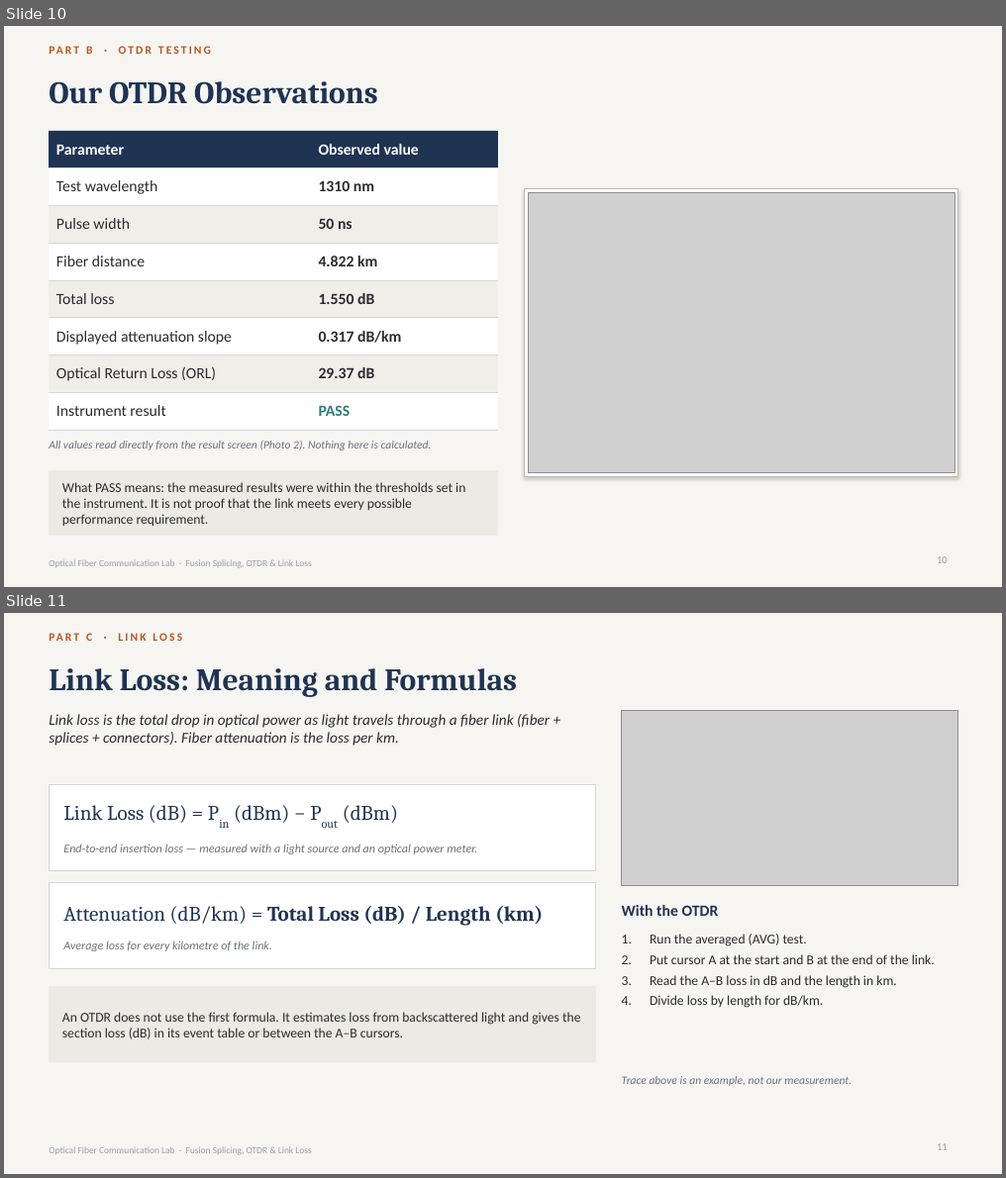
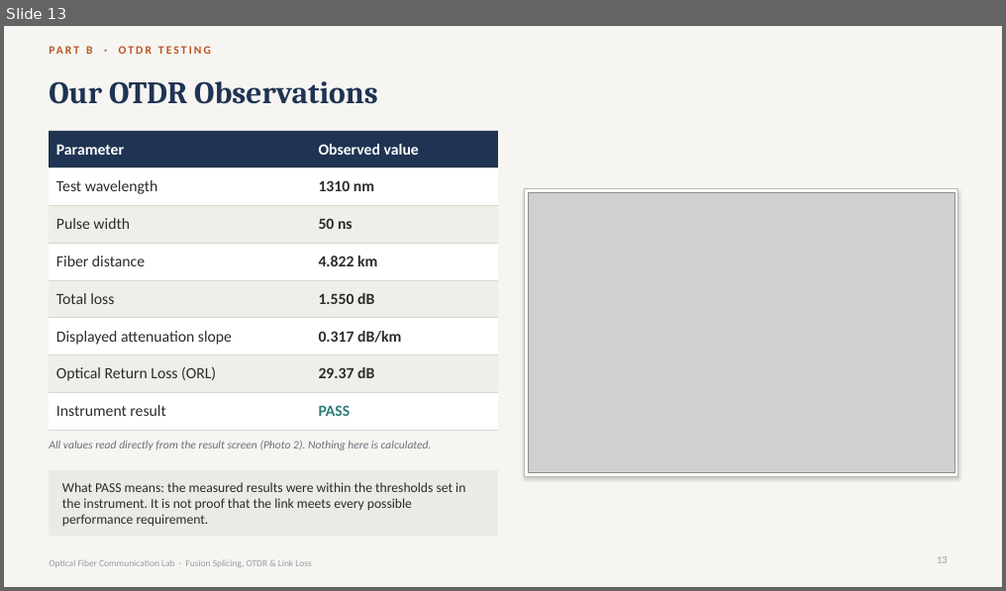
Before and after one commit to sriyansv/gemsontop, a slide deck: Fiber_Optic_Lab_Output/Fiber_Optic_Splicing_OTDR_Link_Loss.pptx. Shown one above the other, each under a label of ours: slides 10 and 11 before the commit, slide 13 after it. The pictures are 1006x1178 and 1006x591 pixels, drawn with LibreOffice and Linux fonts; fonts in the diff are those of the drawing; grey boxes stand for pictures. Boxes give left, top, right and bottom in pixels: in the first picture for what was removed or moved away, otherwise in the second. Text is boxed around its words. In the diff, an @@ line names an element or a change of style, - is before the commit and + after.

```diff
--- a/Fiber_Optic_Lab_Output/Fiber_Optic_Splicing_OTDR_Link_Loss.pptx
+++ b/Fiber_Optic_Lab_Output/Fiber_Optic_Splicing_OTDR_Link_Loss.pptx
@@ slide 11 removed at bbox=[4, 613, 1002, 1174], background #F6F5F2; not listed: 1 template element that a slide beside it also shows @@
@@ text removed at bbox=[86, 633, 182, 641] @@
-PART C · LINK LOSS
@@ title removed at bbox=[49, 668, 517, 697] @@
-Link Loss: Meaning and Formulas
@@ text removed at bbox=[49, 714, 549, 746] @@
-Link loss is the total drop in optical power as light travels through a fiber link (fiber + splices + connectors). Fiber attenuation is the loss per km.
@@ picture removed at bbox=[622, 710, 958, 885] @@
@@ rectangle removed at bbox=[49, 785, 595, 871] @@
@@ text removed at bbox=[63, 805, 398, 823] @@
-Link Loss (dB) = Pin (dBm) − Pout (dBm)
@@ text removed at bbox=[63, 844, 477, 855] @@
-End-to-end insertion loss — measured with a light source and an optical power meter.
@@ rectangle removed at bbox=[49, 882, 595, 968] @@
@@ text removed at bbox=[63, 906, 543, 926] @@
-Attenuation (dB/km) = Total Loss (dB) / Length (km)
@@ text removed at bbox=[622, 905, 719, 916] @@
-With the OTDR
@@ text removed at bbox=[649, 934, 935, 1008] @@
-1. Run the averaged (AVG) test.
-2. Put cursor A at the start and B at the end of the link.
-3. Read the A–B loss in dB and the length in km.
-4. Divide loss by length for dB/km.
@@ text removed at bbox=[63, 941, 272, 952] @@
-Average loss for every kilometre of the link.
@@ rectangle removed at bbox=[49, 987, 595, 1062] @@
@@ text removed at bbox=[62, 1012, 580, 1040] @@
-An OTDR does not use the first formula. It estimates loss from backscattered light and gives the section loss (dB) in its event table or between the A–B cursors.
@@ text removed at bbox=[622, 1076, 851, 1086] @@
-Trace above is an example, not our measurement.
@@ page number removed at bbox=[937, 1144, 947, 1151] @@
-11
@@ what was slide 10 is now slide 13 @@
```
Also in this commit, not shown: 2 slides changed, 4 slides added, 1 other slide removed, 12 other files.
